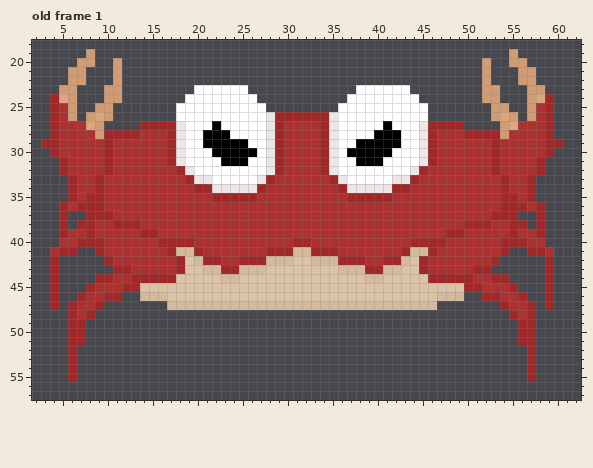
Pixel-art file, stored at Resources/Raw/crab.aseprite. Above is the file before it was changed.
64x64 pixels, 1 frame. Shown: old frame 1: x 2..62, y 18..57. The commit also changed other frames, which this record leaves out.
After the commit:
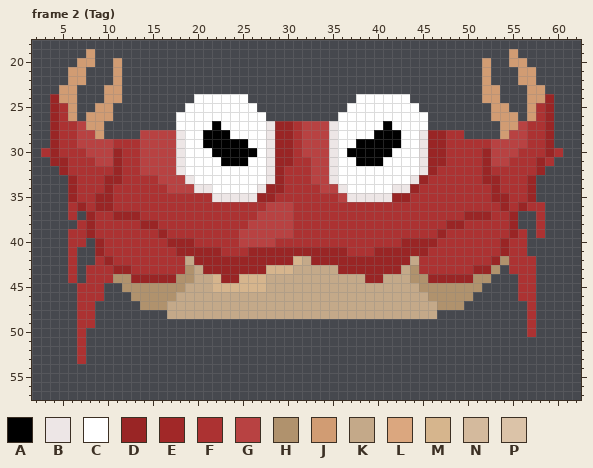
Palette (. is transparent): A #000000  B #ede6e6  C #ffffff  D #992525  E #a12828  F #ac3232  G #b84242  H #b0926d  J #d19c73  K #c4a989  L #dba77f  M #d6b58d  N #d4ba9d  P #dbc3a8
A new or re-ordered frame is compared with the old frame closest to it.
From old to new:
frames 1 -> 4
--- frame 2 (Tag) is new; against old frame 1, layers "Arms", "Legs", "Body"
@@ x 2..62 @@
 22 ....JJ...J........................................J...JJ.....
-23 ...JJ...JJ........CCCCCC............CCCCCC........JJ...JJ....
-24 ..ELJ...JJ.......CCCCCCCC..........CCCCCCCC.......JJ...JLE...
-25 ..EFJ..JJ.......CCCCCCCCCC........CCCCCCCCCC.......JJ..JFE...
-26 ..EFJ.JLJ.......CCCCCCCCCCBEEEEEEBCCCCCCCCCC.......JLJ.JFE...
-27 ..EFFFLJ....EEEEBCCCACCCCCBEFFFFEBCCCCCACCCBEEEE....JLFFFE...
-28 ..EFFFFJEEEEFFFEBCCAAACCCCBEFFFFEBCCCCAAACCBEFFFEEEEJFFFFE...
-29 .EEFFFFFEFFFFFFEBCCAAAAACCBEFFFFEBCCAAAAACCBEFFFFFFEFFFFFEE..
-30 ..EFFFFFEFFFFFFEBCCCAAAAACBEFFFFEBCAAAAACCCBEFFFFFFEFFFFFE...
-31 ...EFFFFEFFFFFFEBCCCCAAACCBEFFFFEBCCAAACCCCBEFFFFFFEFFFFE....
-32 ...EFFFFEFFFFFFFEBCCCCCCCCBEFFFFEBCCCCCCCCBEFFFFFFFEFFFFE....
-33 ....EFFEFFFFFFFFFEBBCCCCCBEFFFFFFEBCCCCCBBEFFFFFFFFFEFFE.....
-34 ....EFFEFFFFFFFFFFEEBBBBBEFFFFFFFFEBBBBBEEFFFFFFFFFFEFFE.....
-35 ....EFEEFFFFFFFFFFFFEEEEEFFFFFFFFFFEEEEEFFFFFFFFFFFFEEFE.....
-36 ...EFEEEFFFFFFFFFFFFFFFFFFFFFFFFFFFFFFFFFFFFFFFFFFFFEEEFE....
-37 ...E..EEEFFFFFFFFFFFFFFFFFFFFFFFFFFFFFFFFFFFFFFFFFFEEE..E....
-38 ...E.EEFFEEEFFFFFFFFFFFFFFFFFFFFFFFFFFFFFFFFFFFFEEEFFEE.E....
-39 ...EFFEFFFFFEEFFFFFFFFFFFFFFFFFFFFFFFFFFFFFFFFEEFFFFFEFFE....
-40 ...FFEEEFFFFFFEEEEFFFFFFFFFFFEEFFFFFFFFFFFEEEEFFFFFFEEEFF....
-41 ..FEE..EFFFFFFFENNEFFFFFFFEEENNEEEFFFFFFFENNEFFFFFFFE..EEF...
-42 ..E.....EFFFFFFFEPNEEFFEEENNNPPNNNEEEFFEENPEFFFFFFFE.....E...
-43 ..E......EEFFFFFEPPNNEENNNPPPPPPPPNNNEENNPPEFFFFFEE......E...
-44 ..E....EEFFEEEEEPPPPPNNPPPPPPPPPPPPPPNNPPPPPEEEEEFFEE....E...
-45 ..E...EFFFEEPPPPPPPPPPPPPPPPPPPPPPPPPPPPPPPPPPPPEEFFFE...E...
-46 ..E..EFFEE..NNNPPPPPPPPPPPPPPPPPPPPPPPPPPPPPPNNN..EEFFE..E...
-47 ..E.EFFE.......NNNNNNNNNNNNNNNNNNNNNNNNNNNNNN.......EFFE.E...
-48 ....EFE..............................................EFE.....
-49 ....EE................................................EE.....
-50 ....EE................................................EE.....
-51 ....EE................................................EE.....
-52 ....E..................................................E.....
-53 ....E..................................................E.....
-54 ....E..................................................E.....
-55 ....E..................................................E.....
+23 ...JJ...JJ........................................JJ...JJ....
+24 ..DJJ...JJ........CCCCCC............CCCCCC........JJ...JJD...
+25 ..DFJ..JJ........CCCCCCCC..........CCCCCCCC........JJ..JFD...
+26 ..DFJ.JJJ.......CCCCCCCCCC........CCCCCCCCCC.......JJJ.JFD...
+27 ..DFFGJJ........CCCCACCCCCBDDFGGGBCCCCCACCCC........JJGFFD...
+28 ..DFFGGJ....GGGGBCCAAACCCCBDDFGGGBCCCCAAACCBDDFF....JGGFFD...
+29 ..DFFGGGGFFFGGGGBCCAAAAACCBDDFGGGBCCAAAAACCBDDFFFFFGGGGFFD...
+30 .FDFFFGGGDFFGGGGBCCCAAAAACBDDFGGGBCAAAAACCCBDDFFFFDGGGFFFDF..
+31 ..DDFFFGGDFFGGGGBCCCCAAACCBDDFFGGBCCAAACCCCBDDFFFFDGGFFFDF...
+32 ...DFFFFFDFFGGGGBCCCCCCCCCBDFFFGGBCCCCCCCCCBDFFFFFDFFFFFD....
+33 ....DFFFDDFFFFGGGBCCCCCCCCBDFFFGGBCCCCCCCCBDFFFFFFDDFFFD.....
+34 ....DFFFDFFFFFFGGGBBCCCCCBDDFFFFGGBCCCCCBBDFFFFFFFFDFFFD.....
+35 ....DFFDDFFFFFFFFFFFBBBBBDDFFFFFFFGBBBBBDDFFFFFFFFFDDFFD.....
+36 ....FDFDDFFFFFFFFFFFFFFFFFGGGFFFFFFFFFFFFFFFFFFFFFFFDFDFF....
+37 ....F.DFFDDDFFFFFFFFFFFFFGGGGFFFFFFFFFFFFFFFFFFFDDDFFD..F....
+38 .....FDFFFFFDDFFFFFFFFFFGGGGGFFFFFFFFFFFFFFFFFDDFFFFFD..F....
+39 ....FFDFFFFFFFDFFFFFFFFGGGGGGFFFFFFFFFFFFFFFFDFFFFFFFDF.F....
+40 ....FF.DFFFFFFFDDDFFFFFGGGGFFFFFFFFFFFFFFDDDDFFFFFFFDFF......
+41 ....F..DFFFFFFFFDDDDDFFFDDDDDDDDDDDFFFDDDDDDFFFFFFFFDFF......
+42 ....F..FDFFFFFFFFKDDDDDDDDDDDMKDDDDDDDDDDDKFFFFFFFFDHFFF.....
+43 ....F.FFFDDFFFFFFHKDDDDDDDMMMKKKKKDDDDDDDKHFFFFFFDDH.FFF.....
+44 ....F.FFFHHDDDDDHHKKMDDMMMKKKKKKKKKKKDDKKKHHDDDDDHH...FF.....
+45 .....FFF..HHHHHHHKKKMMMMMMKKKKKKKKKKKKKKKKKHHHHHHH....FF.....
+46 .....FFF...HHHHHKKKKKKKKKKKKKKKKKKKKKKKKKKKKHHHHH.....FF.....
+47 .....FF.....HHHKKKKKKKKKKKKKKKKKKKKKKKKKKKKKKHHH.......F.....
+48 .....FF........KKKKKKKKKKKKKKKKKKKKKKKKKKKKKK..........F.....
+49 .....FF................................................F.....
+50 .....F.................................................F.....
+51 .....F.......................................................
+52 .....F.......................................................
+53 .....F.......................................................
+54 .............................................................
+55 .............................................................
 56 .............................................................
Changed places in both pictures, as pixel boxes (x1, y1, x2, y2):
changed: (41, 85, 563, 382)
